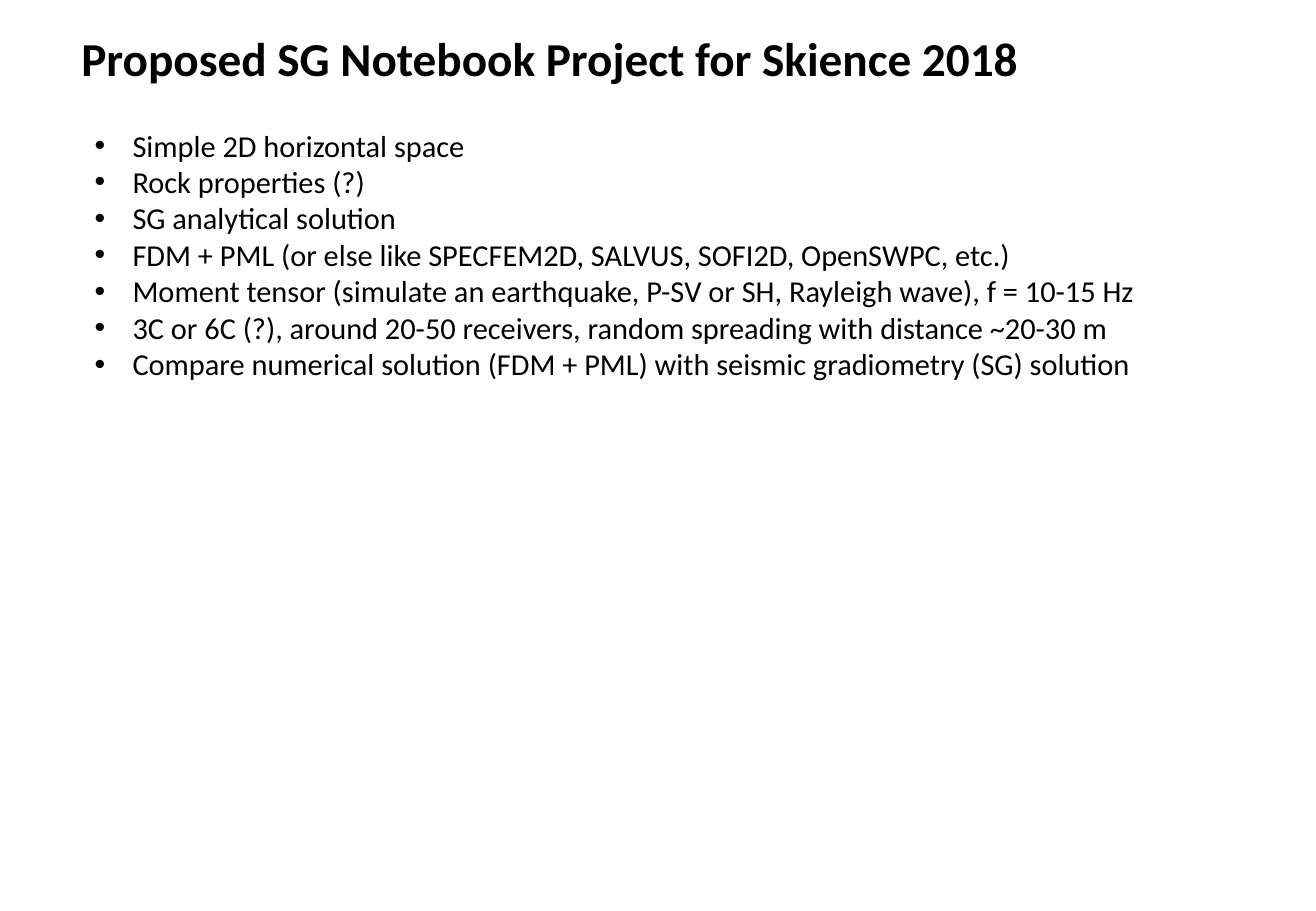
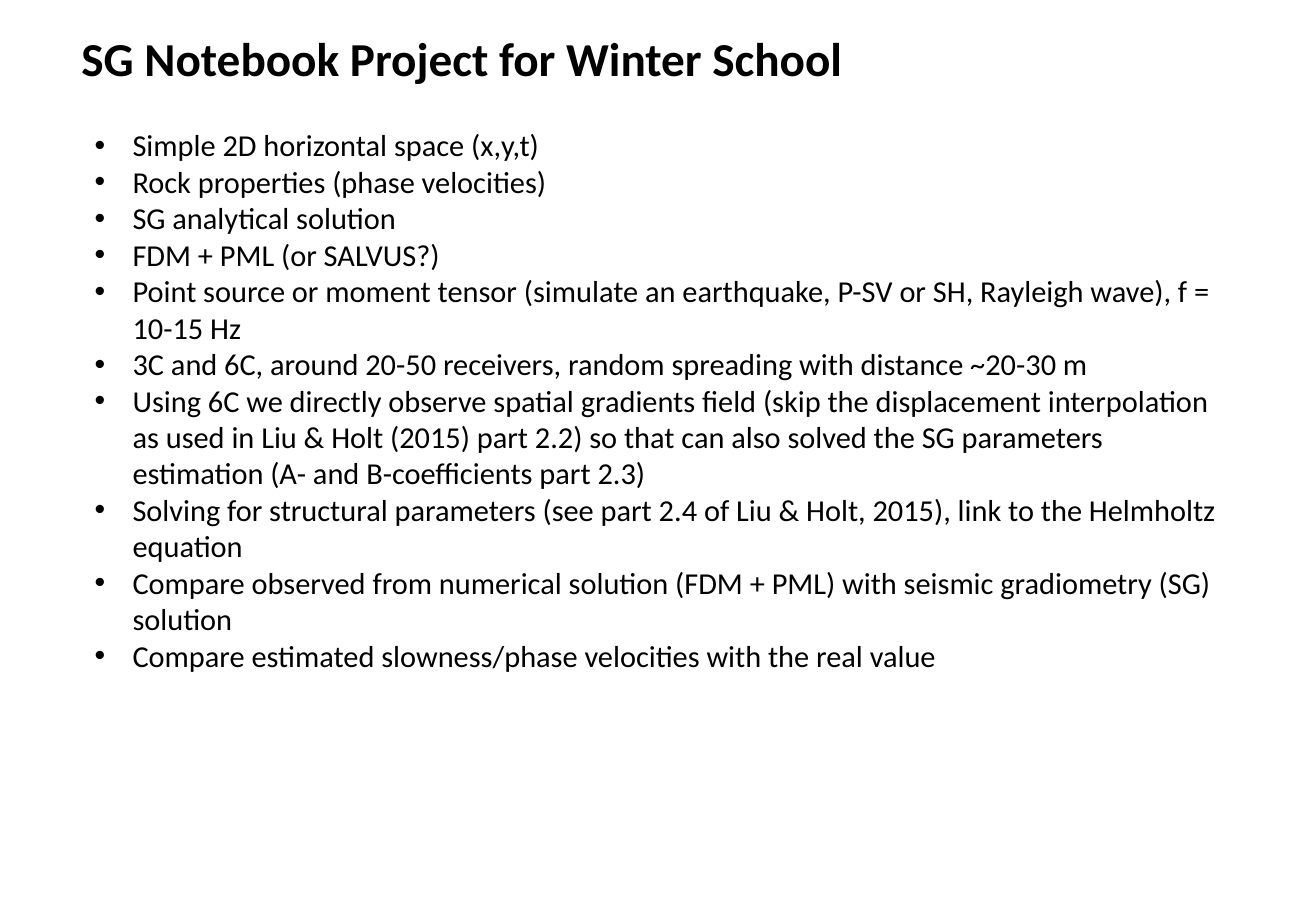
Before and after one commit to geotechno/seismic-gradiometry, a slide deck: slide 10 of review_theory.pptx (slide 9 before the commit). Drawn at 1316x911 pixels with LibreOffice and Linux fonts; fonts in the diff are those of the drawing. Boxes give left, top, right and bottom in pixels: in the first picture for what was removed or moved away, otherwise in the second. Text is boxed around its words. In the diff, an @@ line names an element or a change of style, - is before the commit and + after.

Commit message:
edit pptx

```diff
--- a/review_theory.pptx
+++ b/review_theory.pptx
@@ text at [81,43,842,84]: text changed @@
-Proposed SG Notebook Project for Skience 2018
+SG Notebook Project for Winter School
@@ text at [133,134,546,198]: text changed @@
-• Simple 2D horizontal space
-• Rock properties (?)
+• Simple 2D horizontal space (x,y,t)
+• Rock properties (phase velocities)
@@ text at [133,244,1215,672]: text changed @@
-• FDM + PML (or else like SPECFEM2D, SALVUS, SOFI2D, OpenSWPC, etc.)
-• Moment tensor (simulate an earthquake, P-SV or SH, Rayleigh wave), f = 10-15 Hz
-• 3C or 6C (?), around 20-50 receivers, random spreading with distance ~20-30 m
-• Compare numerical solution (FDM + PML) with seismic gradiometry (SG) solution
+• FDM + PML (or SALVUS?)
+• Point source or moment tensor (simulate an earthquake, P-SV or SH, Rayleigh wave), f = 10-15 Hz
+• 3C and 6C, around 20-50 receivers, random spreading with distance ~20-30 m
+• Using 6C we directly observe spatial gradients field (skip the displacement interpolation as used in Liu & Holt (2015) part 2.2) so that can also solved the SG parameters estimation (A- and B-coefficients part 2.3)
+• Solving for structural parameters (see part 2.4 of Liu & Holt, 2015), link to the Helmholtz equation
+• Compare observed from numerical solution (FDM + PML) with seismic gradiometry (SG) solution
+• Compare estimated slowness/phase velocities with the real value
```
Also in this commit, not shown: 4 other slides changed, 2 slides added.
